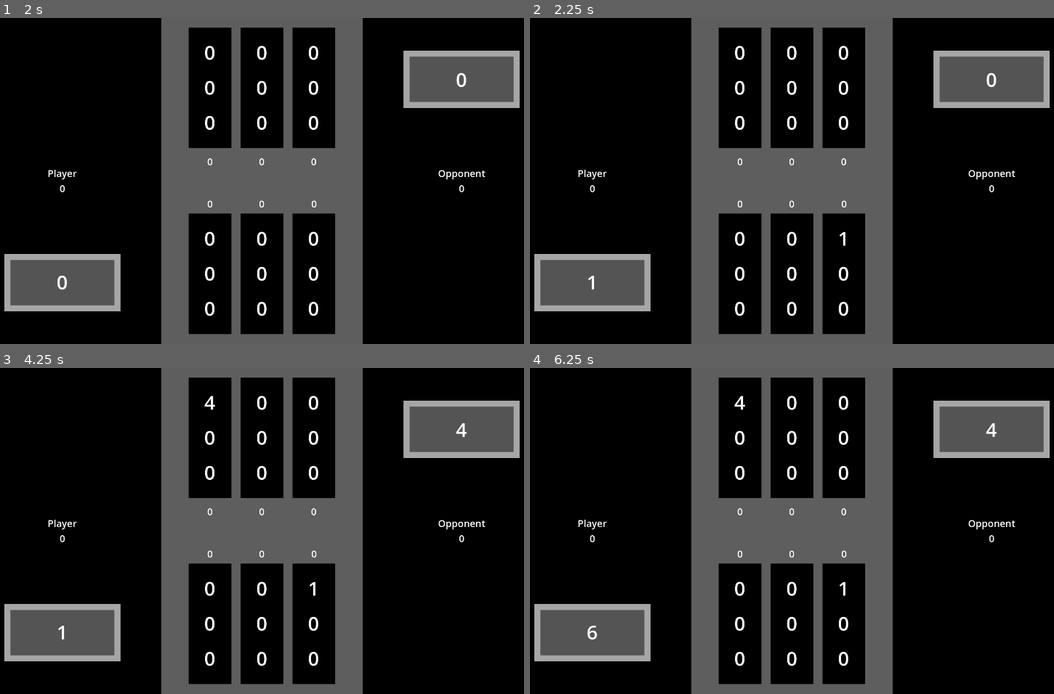
Above: before the commit, frames 1-4 (two rows, left to right).
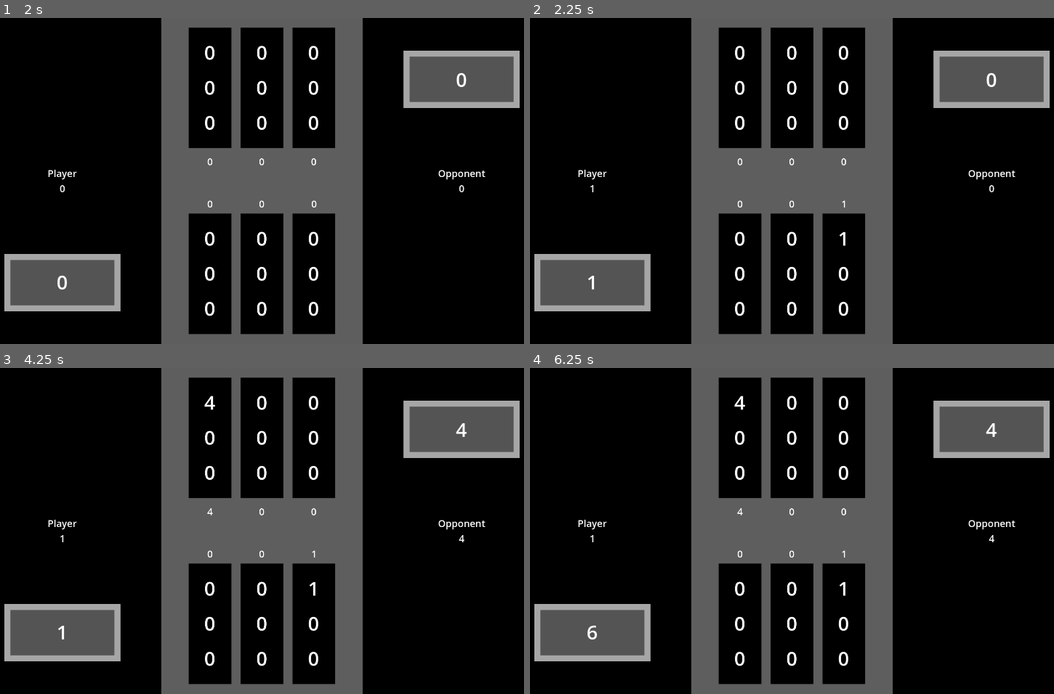
Above: after the commit, the same moments.

Repository: kimalysha93/knucklebones
Game: Godot game, scene res://knucklebones.tscn
The game is run twice, just before and just after one commit, with the same random seed, the same clock (stepped at 60 frames per second) and the same inputs.
Inputs (mouse positions are in pixels of both pictures, inside the frame that each line leads up to):
- Up to frame 1 (2 s): tap Enter at 0.5 s; move the mouse to (209, 272) at 0.52 s; click (209, 272) at 0.67 s; tap Space at 1.25 s; move the mouse to (262, 272) at 1.27 s; click (262, 272) at 1.42 s
- Up to frame 2 (2.25 s): tap Enter at 2 s; move the mouse to (844, 272) at 2.02 s; click (844, 272) at 2.17 s
- Up to frame 3 (4.25 s): tap Space at 2.75 s; move the mouse to (230, 596) at 2.77 s; click (230, 596) at 2.92 s; tap Enter at 3.5 s; move the mouse to (434, 579) at 3.52 s; click (434, 579) at 3.67 s
- Up to frame 4 (6.25 s): move the mouse to (619, 482) at 4.27 s; click (619, 482) at 4.42 s; tap Space at 5 s; move the mouse to (823, 531) at 5.02 s; click (823, 531) at 5.17 s; move the mouse to (702, 449) at 5.77 s; click (702, 449) at 5.92 s

Frame 1 is identical in both runs. In frame 2, less than 0.1% of the frame differs, in the area x 11-61%, y 51-59%; in frame 3, less than 0.1%, in the area x 11-89%, y 42-59%; in frame 4, less than 0.1%.

Commit message:
score calculations

Diff:
--- a/knucklebones.tscn
+++ b/knucklebones.tscn
@@ -60,7 +60,7 @@
 horizontal_alignment = 1
 vertical_alignment = 1
 
-[node name="PlayerScore1" type="Label" parent="GameManager/ScoreLabels"]
+[node name="PlayerScore0" type="Label" parent="GameManager/ScoreLabels"]
 offset_left = 751.5
 offset_top = 590.5
 offset_right = 824.7
@@ -70,7 +70,7 @@
 horizontal_alignment = 1
 vertical_alignment = 1
 
-[node name="PlayerScore2" type="Label" parent="GameManager/ScoreLabels"]
+[node name="PlayerScore1" type="Label" parent="GameManager/ScoreLabels"]
 offset_left = 923.4
 offset_top = 590.5
 offset_right = 996.6
@@ -80,7 +80,7 @@
 horizontal_alignment = 1
 vertical_alignment = 1
 
-[node name="PlayerScore3" type="Label" parent="GameManager/ScoreLabels"]
+[node name="PlayerScore2" type="Label" parent="GameManager/ScoreLabels"]
 offset_left = 1095.6
 offset_top = 590.5
 offset_right = 1168.8
@@ -110,7 +110,7 @@
 horizontal_alignment = 1
 vertical_alignment = 1
 
-[node name="OppScore1" type="Label" parent="GameManager/ScoreLabels"]
+[node name="OppScore0" type="Label" parent="GameManager/ScoreLabels"]
 offset_left = 751.5
 offset_top = 450.8
 offset_right = 824.7
@@ -120,7 +120,7 @@
 horizontal_alignment = 1
 vertical_alignment = 1
 
-[node name="OppScore2" type="Label" parent="GameManager/ScoreLabels"]
+[node name="OppScore1" type="Label" parent="GameManager/ScoreLabels"]
 offset_left = 923.2
 offset_top = 450.8
 offset_right = 996.4
@@ -130,7 +130,7 @@
 horizontal_alignment = 1
 vertical_alignment = 1
 
-[node name="OppScore3" type="Label" parent="GameManager/ScoreLabels"]
+[node name="OppScore2" type="Label" parent="GameManager/ScoreLabels"]
 offset_left = 1095.4
 offset_top = 450.8
 offset_right = 1168.6
--- a/scripts/game_manager.gd
+++ b/scripts/game_manager.gd
@@ -49,6 +49,32 @@
 @onready var opp_dice_roll_02: Label = $DiceLabels/OppDiceRoll/OppGrid/OppDiceRoll_02
 @onready var opp_dice_roll_12: Label = $DiceLabels/OppDiceRoll/OppGrid/OppDiceRoll_12
 @onready var opp_dice_roll_22: Label = $DiceLabels/OppDiceRoll/OppGrid/OppDiceRoll_22
+
+# Player Score Labels
+@onready var player_score_total: Label = $ScoreLabels/PlayerScoreTotal
+@onready var player_score_0: Label = $ScoreLabels/PlayerScore0
+@onready var player_score_1: Label = $ScoreLabels/PlayerScore1
+@onready var player_score_2: Label = $ScoreLabels/PlayerScore2
+
+# Opponent Score Labels
+@onready var opponent_score_total: Label = $ScoreLabels/OpponentScoreTotal
+@onready var opp_score_0: Label = $ScoreLabels/OppScore0
+@onready var opp_score_1: Label = $ScoreLabels/OppScore1
+@onready var opp_score_2: Label = $ScoreLabels/OppScore2
+
+
+# scores
+var die_values = [
+	[0],
+	[0,1,4,9],
+	[0,2,8,18],
+	[0,3,12,27],
+	[0,4,16,36],
+	[0,5,20,45],
+	[0,6,24,54],
+]
+
+
 
 func _ready() -> void:
 	if turn:
@@ -87,6 +113,53 @@
 	# calculate and update column scores and total scores
 		# use dictionary
 
+	# player column
+	# 0
+	var player_score_col_0 = count_die(player_grid, 0)
+	# 1
+	var player_score_col_1 = count_die(player_grid, 1)
+	# 2
+	var player_score_col_2 = count_die(player_grid, 2)
+	# total score (peak variable name right here...)
+	var player_total_score = player_score_col_0 + player_score_col_1 + player_score_col_2
+
+	# update player score labels
+	player_score_0.text = str(player_score_col_0)
+	player_score_1.text = str(player_score_col_1)
+	player_score_2.text = str(player_score_col_2)
+	player_score_total.text = str(player_total_score)
+
+	# opponent column
+	# 0
+	var opp_score_col_0 = count_die(opp_grid, 0)
+	# 1
+	var opp_score_col_1 = count_die(opp_grid, 1)
+	# 2
+	var opp_score_col_2 = count_die(opp_grid, 2)
+	# total score (peak variable name right here...)
+	var opp_total_score = opp_score_col_0 + opp_score_col_1 + opp_score_col_2
+
+	# update player score labels
+	opp_score_0.text = str(opp_score_col_0)
+	opp_score_1.text = str(opp_score_col_1)
+	opp_score_2.text = str(opp_score_col_2)
+	opponent_score_total.text = str(opp_total_score)
+
+func count_die(grid, col):
+	var player_die_count = {
+		"0":0, "1":0, "2":0, "3":0, "4":0, "5":0, "6":0
+	}
+
+	var col_total = 0
+
+	for i in range(3):
+		if grid[i][col] != 0:
+			player_die_count[str(grid[i][col])] += 1
+
+	for key in player_die_count.keys():
+		col_total += die_values[int(key)][player_die_count[key]]
+
+	return col_total
 
 
 # rolls the dice for player
